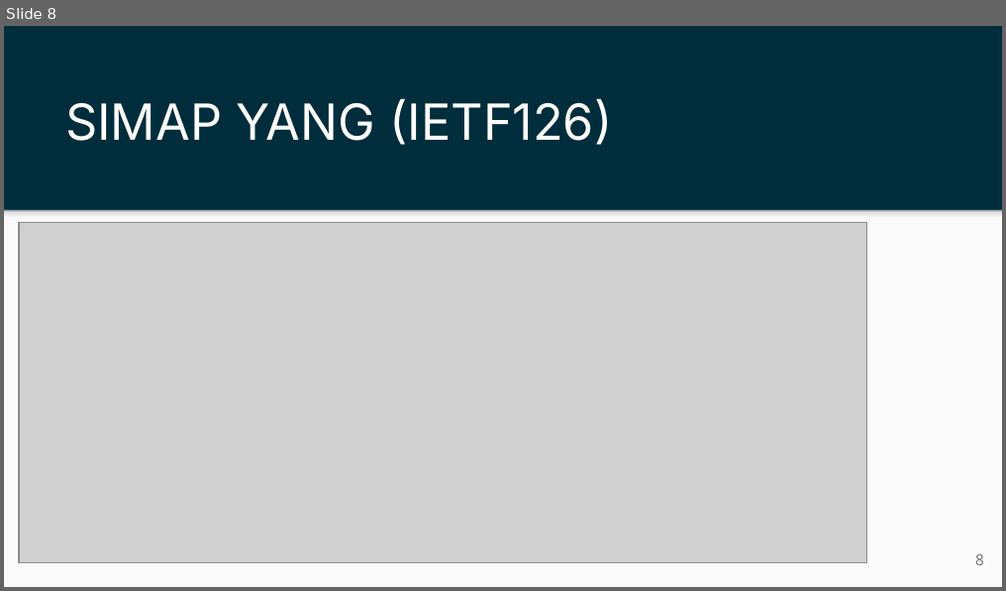
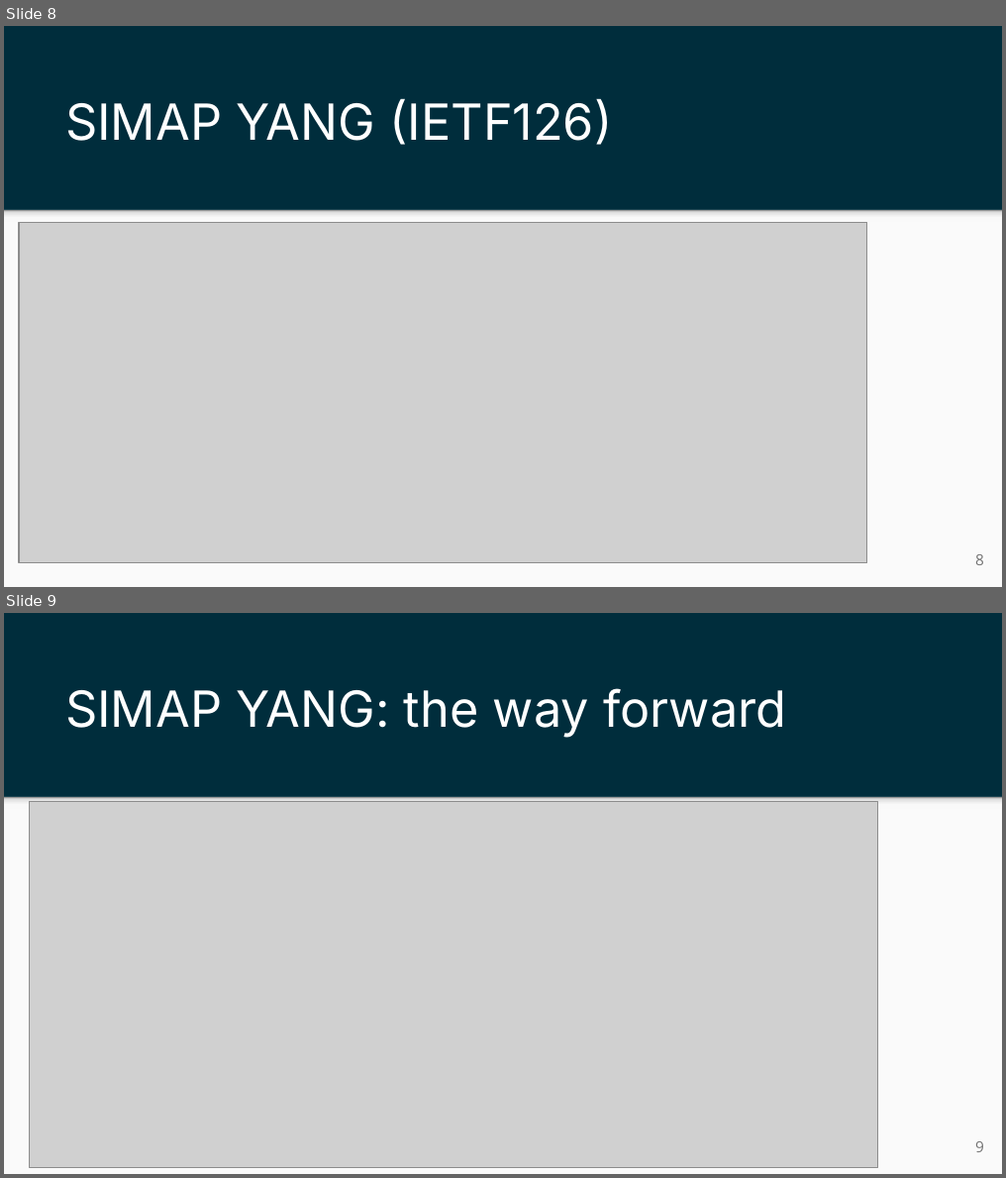
Before and after one commit to ietf-wg-nmop/IETF-Meetings, a slide deck: 127/slides/slides-127-nmop-chair-slides-session2.pptx. Shown one above the other, each under a label of ours: slide 8 before the commit, slides 8 and 9 after it. The pictures are 1006x591 and 1006x1178 pixels, drawn with LibreOffice and Linux fonts; fonts in the diff are those of the drawing; grey boxes stand for pictures. Boxes give left, top, right and bottom in pixels: in the first picture for what was removed or moved away, otherwise in the second. Text is boxed around its words. In the diff, an @@ line names an element or a change of style, - is before the commit and + after.

Commit message:
Add diagram from Benoit/Olga for SIMAP to chair slides

```diff
--- a/127/slides/slides-127-nmop-chair-slides-session2.pptx
+++ b/127/slides/slides-127-nmop-chair-slides-session2.pptx
@@ slide 9 added at (x1=4, y1=613, x2=1002, y2=1174), background #002D3C; not listed: 2 template elements that a slide beside it also shows @@
@@ title added at (x1=65, y1=688, x2=786, y2=737), 36 pt, text #FFFFFF @@
+SIMAP YANG: the way forward
@@ picture added at (x1=29, y1=802, x2=877, y2=1167) @@
@@ page number added at (x1=975, y1=1142, x2=984, y2=1153), 11 pt, text #737373 @@
+9
```
Also in this commit, not shown: 1 other file.
